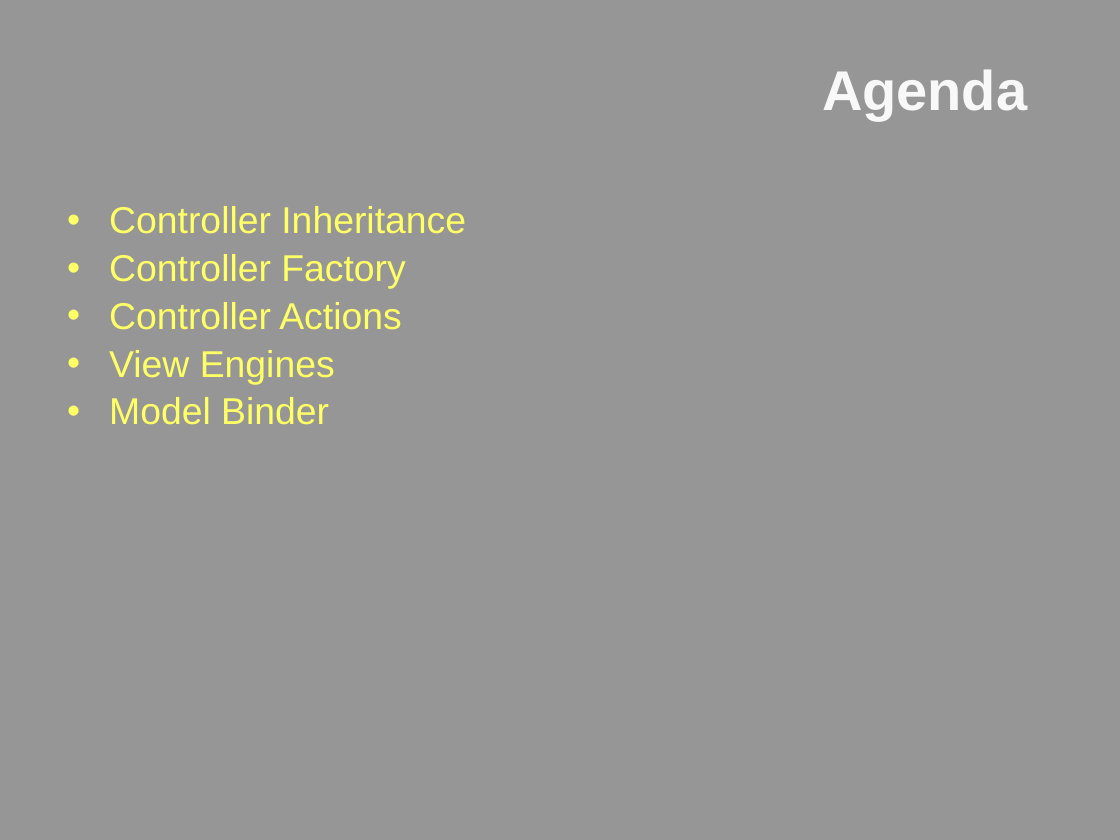
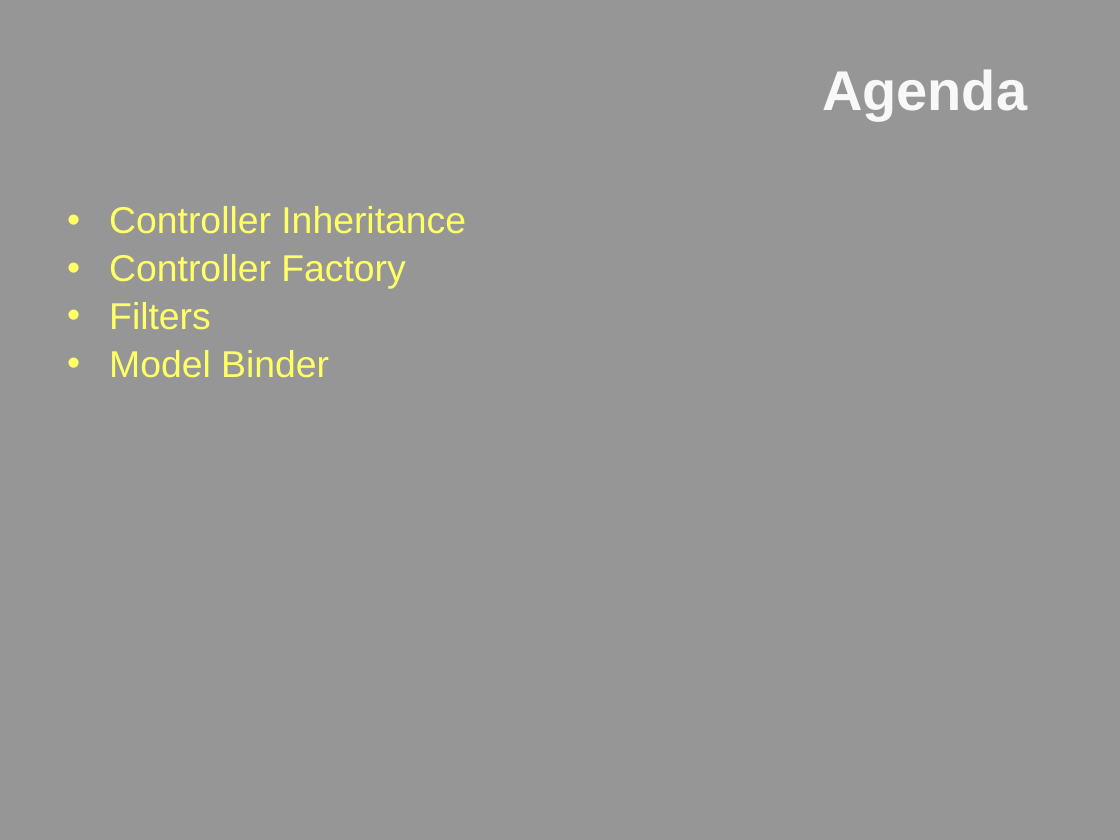
Before and after one commit to lozanotek/mvcextensions, a slide deck: slide 2 of slides/lozano_aspnetconnections_AMV305_Oh_ASPNET_MVC_How_Extensible_Art_Thou.pptx. Drawn at 1120x840 pixels with LibreOffice and Linux fonts; fonts in the diff are those of the drawing; background and template pictures are left out. Boxes give left, top, right and bottom in pixels: in the first picture for what was removed or moved away, otherwise in the second. Text is boxed around its words. In the diff, an @@ line names an element or a change of style, - is before the commit and + after.

```diff
--- a/slides/lozano_aspnetconnections_AMV305_Oh_ASPNET_MVC_How_Extensible_Art_Thou.pptx
+++ b/slides/lozano_aspnetconnections_AMV305_Oh_ASPNET_MVC_How_Extensible_Art_Thou.pptx
@@ text at (109, 302, 211, 329): text changed @@
-• Controller Actions
-• View Engines
+• Filters
```
Also in this commit, not shown: 1 other slide changed, 1 slide added, 16 other files.
